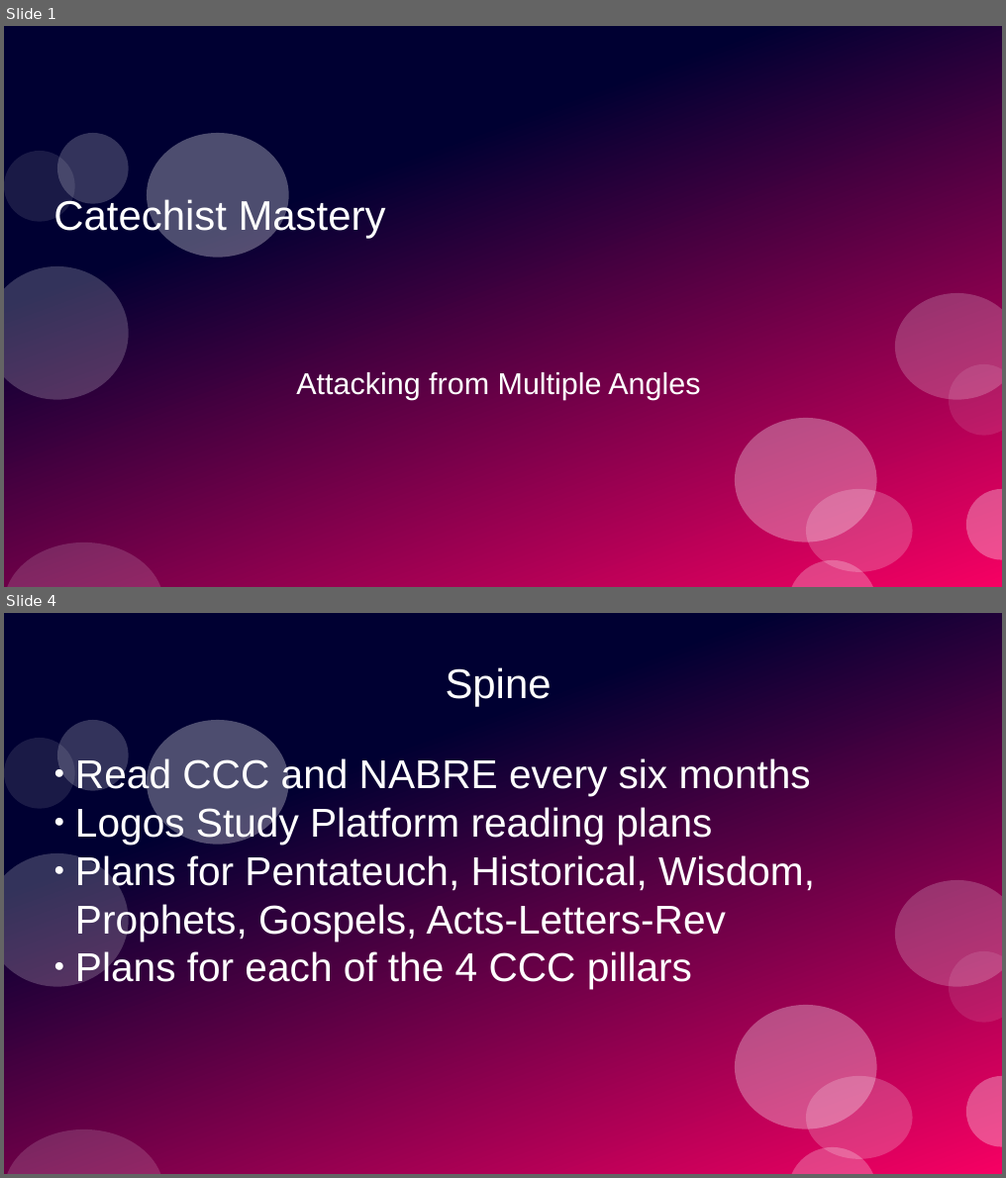
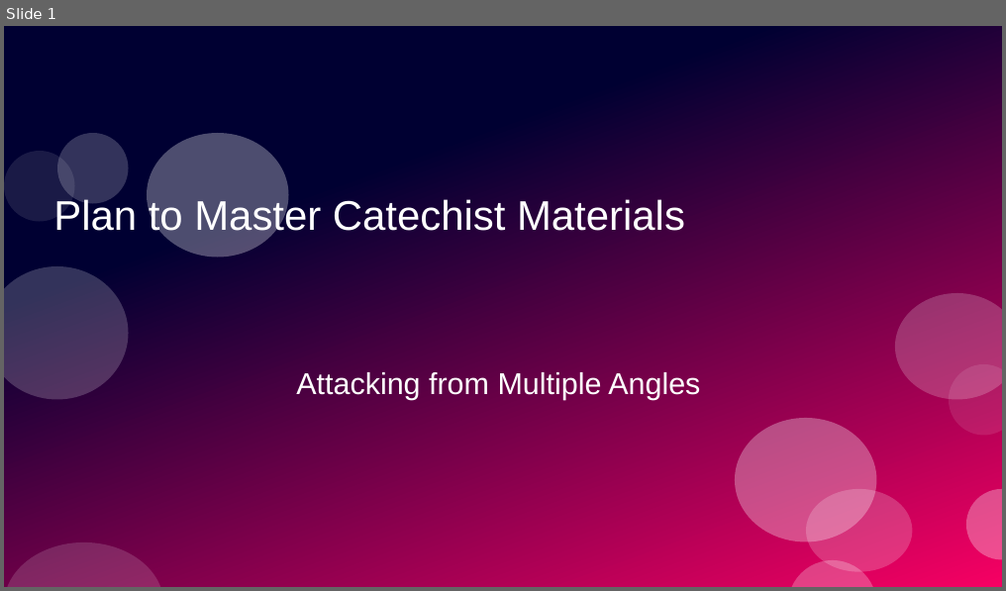
Before and after one commit to stevemac321/Catechist, a slide deck: Mastery.pptx. Shown one above the other, each under a label of ours: slides 1 and 4 before the commit, slide 1 after it; the slides between them are not shown. The pictures are 1006x1178 and 1006x591 pixels, drawn with LibreOffice and Linux fonts; fonts in the diff are those of the drawing. Boxes give left, top, right and bottom in pixels: in the first picture for what was removed or moved away, otherwise in the second. Text is boxed around its words. In the diff, an @@ line names an element or a change of style, - is before the commit and + after.

```diff
--- a/Mastery.pptx
+++ b/Mastery.pptx
@@ slide 4 removed at [4,613,1002,1174], background #FFFFFF; not listed: 12 template elements that a slide beside it also shows @@
@@ title removed at [446,667,551,707] @@
-Spine
@@ subtitle removed at [75,757,815,989] @@
-● Read CCC and NABRE every six months
-● Logos Study Platform reading plans
-● Plans for Pentateuch, Historical, Wisdom, Prophets, Gospels, Acts-Letters-Rev
-● Plans for each of the 4 CCC pillars
@@ slide 1 changed as well @@
@@ title at [54,197,685,239]: text changed @@
-Catechist Mastery
+Plan to Master Catechist Materials
```
Also in this commit, not shown: 4 other slides changed, 3 slides added, 4 other slides removed, 1 other file.
